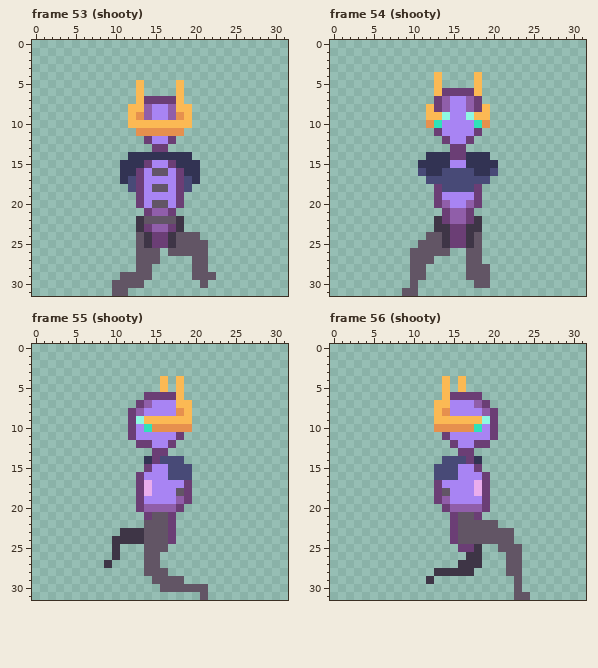
Two states of a pixel-art file, Test_Loopguy/Content/Loopy3.aseprite. This is how it looked before the edit.
32x32 pixels, 56 frames. Shown: frame 53 (shooty), frame 54 (shooty), frame 55 (shooty), frame 56 (shooty). The commit also changed other frames, which this record leaves out.
After:
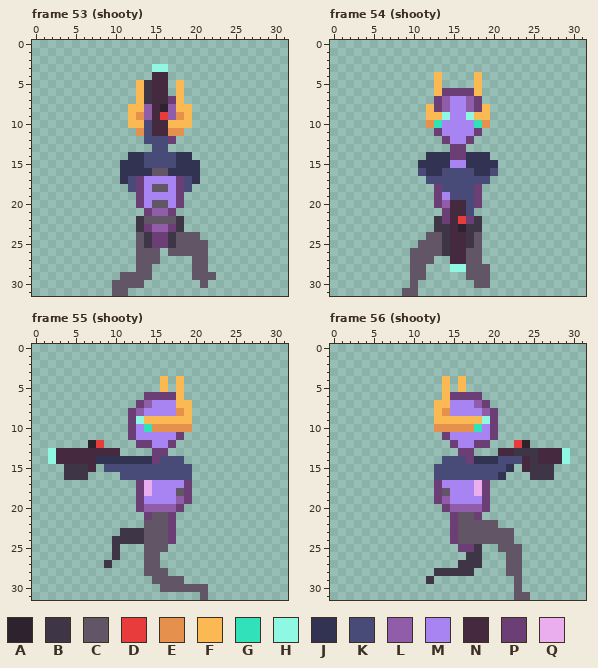
Palette (. is transparent): A #2e222f  B #3e3546  C #625565  D #e83b3b  E #e6904e  F #fbb954  G #30e1b9  H #8ff8e2  J #323353  K #484a77  L #905ea9  M #a884f3  N #45293f  P #6b3e75  Q #eaaded
The edit:
layer "Pistal" now shown
Changed rows in their new state; - is an unchanged pixel.
Frame 53 (shooty), layer "Pistal":
first column x 13:
 3 --HH--
 4 --NN--
 5 -BNN--
 6 -BNN--
 7 -BNN--
 8 --NA--
 9 --ND--
10 -KNN--
11 -KNN--
12 -KKK--
13 --KK--
14 -KKKK-
15 -KKKK-
16 JJ--JJ
Frame 54 (shooty), layer "Pistal":
first column x 14:
19 -KKK
20 -NNK
21 -NNK
22 -ND-
23 -NA-
24 -NN-
25 -NN-
26 BNN-
27 -NN-
28 -HH-
Frame 55 (shooty), layer "Pistal":
first column x 2:
12 -----AD--------
13 HNNNNNNNN------
14 HNNNNNJJJJJJ---
15 --BBBN-KKKKKKKK
16 --BBB----KKKKKK
Frame 56 (shooty), layer "Pistal":
first column x 16:
12 -------DA-----
13 -----NNBBBNNNH
14 ---JJKKKNBNNNH
15 KKKKKKJ-NBBB--
16 KKKKKJ---BBB--
